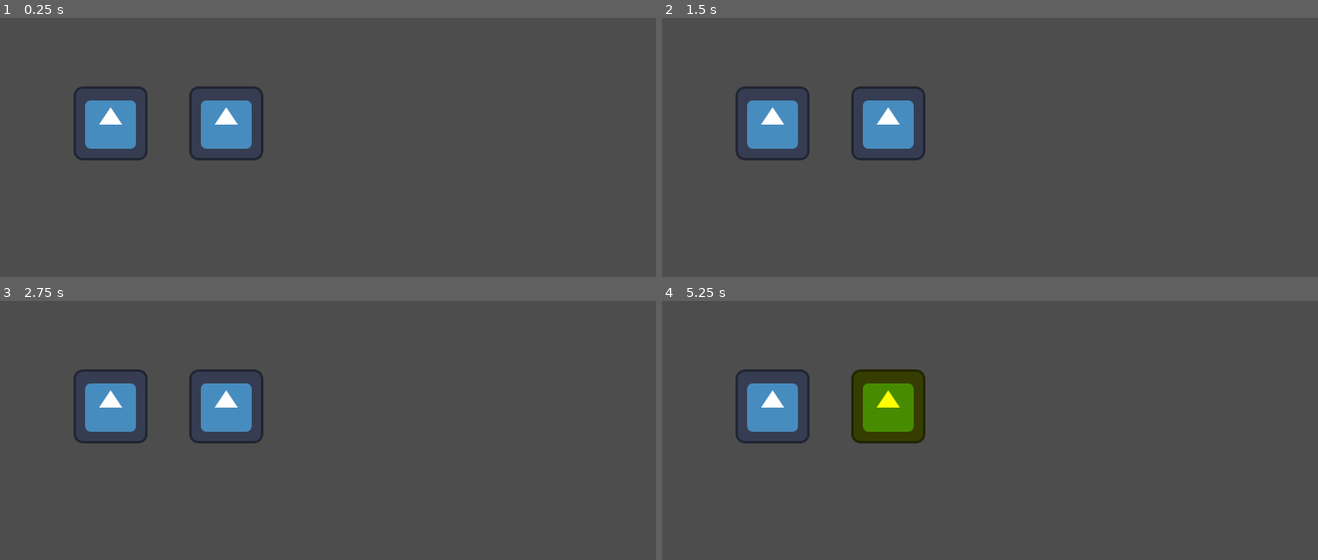
Above: before the commit, frames 1-4 (two rows, left to right).
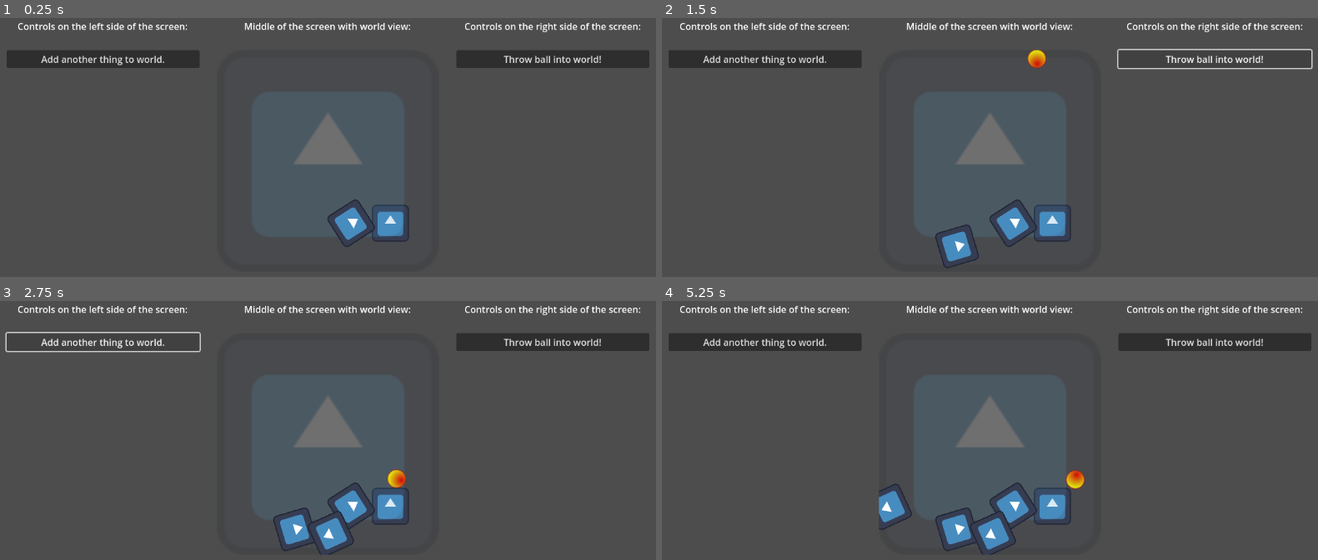
Above: after the commit, the same moments.

Repository: jeroenheijmans/sample-godot-sub-viewport-and-input-events
Game: Godot game, scene res://Root.tscn
Two runs of this game, one before a commit and one after it. Both use one fixed random seed, a clock stepped at 60 frames per second and the inputs below. The engine's default icon, where the game draws it, is replaced by a stand-in: a white triangle on a blue panel in a dark square.
Inputs (mouse positions are in pixels of both pictures, inside the frame that each line leads up to):
- Up to frame 1 (0.25 s): no input
- Up to frame 2 (1.5 s): click (766, 59) at 0.5 s, where only the run after the commit has a clickable "Add another thing to world."; click (1213, 59) at 1.25 s, where only the run after the commit has a clickable "Throw ball into world!"
- Up to frame 3 (2.75 s): click (104, 342) at 2 s, where only the run after the commit has a clickable "Add another thing to world."
- Up to frame 4 (5.25 s): click (1213, 342) at 2.75 s, where only the run after the commit has a clickable "Throw ball into world!"; click (766, 342) at 3.5 s, where only the run after the commit has a clickable "Add another thing to world."; click (1213, 342) at 4.25 s, where only the run after the commit has a clickable "Throw ball into world!"; move the mouse to (885, 407) at 5.02 s; click (885, 407) at 5.17 s

The runs differ from the first frame. In frame 1, 11% of the frame differs, in the area x 1-99%, y 1-89%; in frame 2, 10%; in frame 3, 11%; in frame 4, 14%, in the area x 1-99%, y 1-99%.

Commit message:
Introduce sub-viewports

Diff:
--- /dev/null
+++ b/src/Ball.tscn
@@ -0,0 +1,14 @@
+[gd_scene load_steps=3 format=3 uid="uid://cj1j73fkm2lk5"]
+
+[ext_resource type="Texture2D" uid="uid://s8jdrplu33lb" path="res://ball.png" id="1_s6sgm"]
+
+[sub_resource type="CircleShape2D" id="CircleShape2D_e483p"]
+radius = 16.0
+
+[node name="Ball" type="RigidBody2D"]
+
+[node name="Sprite2D" type="Sprite2D" parent="."]
+texture = ExtResource("1_s6sgm")
+
+[node name="CollisionShape2D" type="CollisionShape2D" parent="."]
+shape = SubResource("CircleShape2D_e483p")
--- /dev/null
+++ b/src/MyWorld.gd
@@ -0,0 +1,19 @@
+extends Node2D
+
+var thing_scene = preload("res://Thing.tscn")
+var ball_scene = preload("res://Ball.tscn")
+
+func _ready():
+	add_thing()
+
+func add_thing():
+	var other_thing = thing_scene.instantiate()
+	other_thing.position = Vector2(randi_range(0, 384), randi_range(250, 350))
+	other_thing.rotation = randi_range(-5, 5)
+	add_child(other_thing)
+
+func add_ball():
+	var ball = ball_scene.instantiate() as RigidBody2D
+	ball.position = Vector2(randi_range(30, 350), 0)
+	ball.angular_velocity = 25
+	add_child(ball)
--- /dev/null
+++ b/src/MyWorld.tscn
@@ -0,0 +1,17 @@
+[gd_scene load_steps=4 format=3 uid="uid://bpxejcusj5pl8"]
+
+[ext_resource type="Script" path="res://MyWorld.gd" id="1_8pf7d"]
+[ext_resource type="PackedScene" uid="uid://bawjih58bawt4" path="res://Thing.tscn" id="2_4ku27"]
+[ext_resource type="Texture2D" uid="uid://c403u3u1e1fdq" path="res://icon.svg" id="3_gskfg"]
+
+[node name="MyWorld" type="Node2D"]
+script = ExtResource("1_8pf7d")
+
+[node name="Thing" parent="." instance=ExtResource("2_4ku27")]
+position = Vector2(300, 300)
+
+[node name="Sprite2D" type="Sprite2D" parent="."]
+modulate = Color(1, 1, 1, 0.196078)
+scale = Vector2(3, 3)
+texture = ExtResource("3_gskfg")
+centered = false
--- a/src/Root.gd
+++ b/src/Root.gd
@@ -1,8 +1,7 @@
-extends Node2D
+extends Node
 
-var thing_scene = preload("res://Thing.tscn")
+func _on_button_add_thing_pressed():
+	%MyWorld.add_thing()
 
-func _ready():
-	var other_thing = thing_scene.instantiate()
-	other_thing.position = Vector2(200, 200)
-	add_child(other_thing)
+func _on_button_add_ball_pressed():
+	%MyWorld.add_ball()
--- a/src/Root.tscn
+++ b/src/Root.tscn
@@ -1,10 +1,73 @@
-[gd_scene load_steps=3 format=3 uid="uid://cbx44qv0m65e2"]
+[gd_scene load_steps=3 format=3 uid="uid://kibxocrmm02d"]
 
 [ext_resource type="Script" path="res://Root.gd" id="1_cc628"]
-[ext_resource type="PackedScene" uid="uid://bawjih58bawt4" path="res://Thing.tscn" id="2_4ku27"]
+[ext_resource type="PackedScene" uid="uid://bpxejcusj5pl8" path="res://MyWorld.tscn" id="1_oxhbj"]
 
-[node name="Root" type="Node2D"]
+[node name="Root" type="Node"]
 script = ExtResource("1_cc628")
 
-[node name="Thing" parent="." instance=ExtResource("2_4ku27")]
-position = Vector2(400, 200)
+[node name="MarginContainer" type="MarginContainer" parent="."]
+anchors_preset = 15
+anchor_right = 1.0
+anchor_bottom = 1.0
+grow_horizontal = 2
+grow_vertical = 2
+theme_override_constants/margin_left = 20
+theme_override_constants/margin_top = 20
+theme_override_constants/margin_right = 20
+theme_override_constants/margin_bottom = 20
+
+[node name="GridContainer" type="GridContainer" parent="MarginContainer"]
+layout_mode = 2
+theme_override_constants/h_separation = 30
+theme_override_constants/v_separation = 30
+columns = 3
+
+[node name="Label" type="Label" parent="MarginContainer/GridContainer"]
+layout_mode = 2
+size_flags_horizontal = 3
+text = "Controls on the left side of the screen:"
+horizontal_alignment = 1
+
+[node name="Label2" type="Label" parent="MarginContainer/GridContainer"]
+layout_mode = 2
+size_flags_horizontal = 3
+text = "Middle of the screen with world view:"
+horizontal_alignment = 1
+
+[node name="Label3" type="Label" parent="MarginContainer/GridContainer"]
+layout_mode = 2
+size_flags_horizontal = 3
+text = "Controls on the right side of the screen:"
+horizontal_alignment = 1
+
+[node name="VBoxContainer" type="VBoxContainer" parent="MarginContainer/GridContainer"]
+layout_mode = 2
+theme_override_constants/separation = 10
+
+[node name="ButtonAddThing" type="Button" parent="MarginContainer/GridContainer/VBoxContainer"]
+layout_mode = 2
+text = "Add another thing to world."
+
+[node name="SubViewportContainer" type="SubViewportContainer" parent="MarginContainer/GridContainer"]
+layout_mode = 2
+
+[node name="SubViewport" type="SubViewport" parent="MarginContainer/GridContainer/SubViewportContainer"]
+handle_input_locally = false
+physics_object_picking = true
+size = Vector2i(384, 384)
+render_target_update_mode = 4
+
+[node name="MyWorld" parent="MarginContainer/GridContainer/SubViewportContainer/SubViewport" instance=ExtResource("1_oxhbj")]
+unique_name_in_owner = true
+
+[node name="VBoxContainer2" type="VBoxContainer" parent="MarginContainer/GridContainer"]
+layout_mode = 2
+theme_override_constants/separation = 10
+
+[node name="ButtonAddBall" type="Button" parent="MarginContainer/GridContainer/VBoxContainer2"]
+layout_mode = 2
+text = "Throw ball into world!"
+
+[connection signal="pressed" from="MarginContainer/GridContainer/VBoxContainer/ButtonAddThing" to="." method="_on_button_add_thing_pressed"]
+[connection signal="pressed" from="MarginContainer/GridContainer/VBoxContainer2/ButtonAddBall" to="." method="_on_button_add_ball_pressed"]
--- a/src/Thing.tscn
+++ b/src/Thing.tscn
@@ -7,6 +7,7 @@
 size = Vector2(128, 128)
 
 [node name="Thing" type="StaticBody2D"]
+scale = Vector2(0.5, 0.5)
 input_pickable = true
 script = ExtResource("1_pi50l")
 
Binary file added: src/ball.png
Not shown, added: src/ball.png.import
